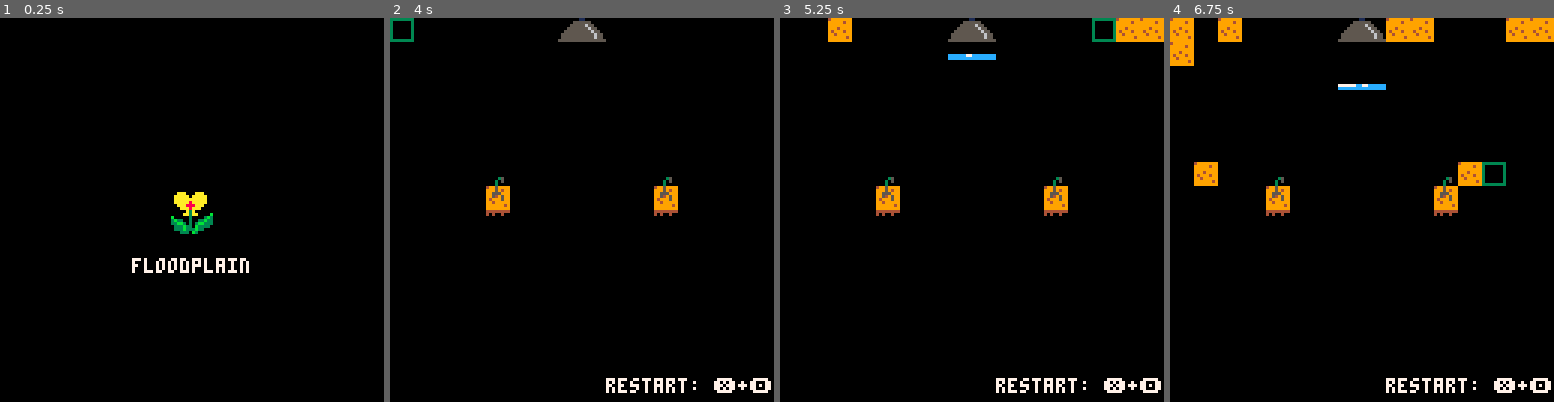
Above: before the commit, frames 1-4 (left to right).
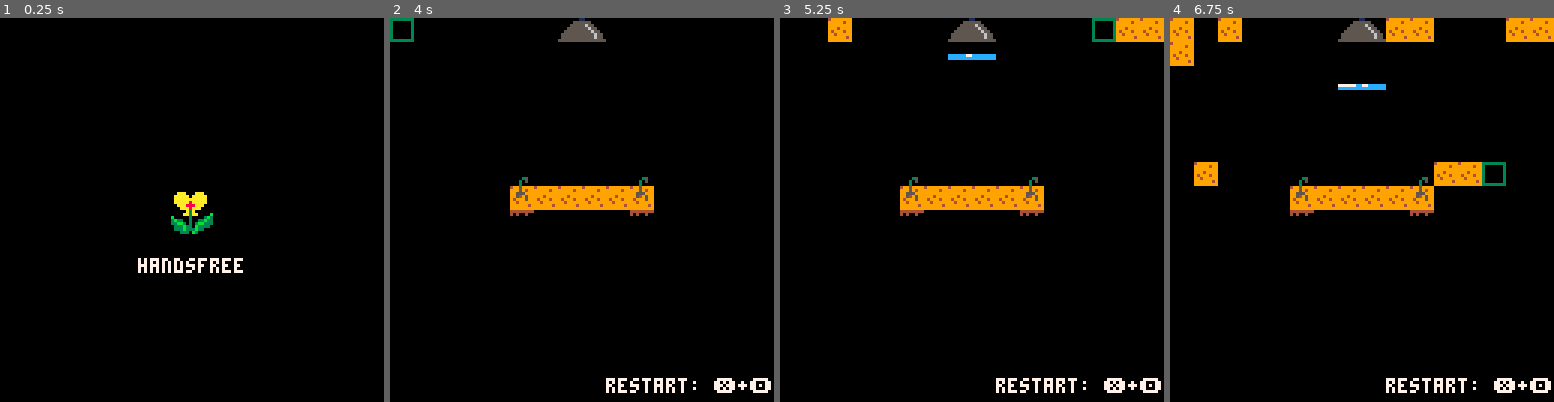
Above: after the commit, the same moments.

Repository: t-mw/herbarium
Game: PICO-8 cartridge ld38.p8
The game is run twice, just before and just after one commit, with the same random seed, the same clock (stepped at 60 frames per second) and the same inputs.
Inputs:
- Up to frame 1 (0.25 s): no input
- Up to frame 2 (4 s): tap X (X key) at 0.33, 1.07, 1.85, 2.97 s; tap O (Z key) at 0.7, 1.7, 2.1, 2.5, 2.9, 3.3, 3.7 s; hold Right 1.6-2.1 s; hold Up 2.15-2.42 s; hold Right 2.47-3.03 s; hold Left 3.08-3.58 s; hold Down 3.63-3.97 s
- Up to frame 3 (5.25 s): hold Right 4.02-4.68 s; tap X (X key) at 4.08, 5.2 s; tap O (Z key) at 4.1, 4.5, 4.9 s; hold Up 4.73-5.03 s; hold Left from 5.08 s (still down)
- Up to frame 4 (6.75 s): tap O (Z key) every 0.4 s from 5.3 to 6.5 s; release Left at 5.68 s; hold Down 5.73-6.03 s; hold Right 6.08-6.58 s; tap X (X key) at 6.32 s; hold Right from 6.63 s (still down)

The runs differ from the first frame. In frame 1, 0.5% of the frame differs, in the area x 34-65%, y 62-67%; in frame 2, 3.5%; in frame 3, 3.5%; in frame 4, 3.9%, in the area x 25-75%, y 37-52%.

Commit message:
Add easy map

Diff:
--- a/ld38.p8
+++ b/ld38.p8
@@ -125,7 +125,7 @@
 end
 
 function is_victory_map(map_id)
-  return map_id > 5
+  return map_id > 6
 end
 
 function cell_to_map_pos(map_id, x, y)
@@ -521,14 +521,16 @@
 
 function get_map_name(map_id)
   if map_id == 1 then
+    return "handsfree"
+  elseif map_id == 2 then
     return "floodplain"
-  elseif map_id == 2 then
+  elseif map_id == 3 then
     return "burrower"
-  elseif map_id == 3 then
+  elseif map_id == 4 then
     return "paddies"
-  elseif map_id == 4 then
+  elseif map_id == 5 then
     return "high security"
-  elseif map_id == 5 then
+  elseif map_id == 6 then
     return "waterfall"
   else
     return "unnamed"
@@ -796,165 +798,165 @@
 00010107010102020202020000000000000b0a00000007070707070000000000000000000000000000000000000000000000000000000202000000000000000000000000000000000000000000000000000000000000000000000000000000000000000000000000000000000000000000000000000000000000000000000000
 0000000000000000000000000000000000000000000000000000000000000000000000000000000000000000000000000000000000000000000000000000000000000000000000000000000000000000000000000000000000000000000000000000000000000000000000000000000000000000000000000000000000000000
 __map__
-0000000000000036370000000000000000000001010100363700010101000000000000000000003637000000000000000000000000000036370000000000000000000000000000363700000000000000000000000000000000000000000000000000000000000000000000000000000000000000000000000000000000000000
-0000000000000000000000000000000000000001010100000000010101000000000000000000000000000000000000000000000000000000000000000000000000000000000000000000000000000000000000000000000000000000000000000000000000000000000000000000000000000000000000000000000000000000
-0000000000000000000000000000000000000001010100000000010101000000000000000000000000000000000000000000000000000000000000000000000000000000000000000000000000000000000000000000000000000000000000000000000000000000000000000000000000000000000000000000000000000000
-0000000000000000000000000000000000000001010100000000010101000000000000000600000000000000000000000000000000000000000000000000000000000000000000000000000000000000000000000000000000000000000000000000000000000000000000000000000000000000000000000000000000000000
-0000000000000000000000000000000000000001010100000000010101000000000000001600000000000000000000000000000000000000000000000000000000000612000000000000000012060000000000000000000000000000000000000000000000000000000000000000000000000000000000000000000000000000
-0000000000000000000000000000000000000001010100000000010101000000000000002600000000000000000000000000000000000000000000000000000000001606120000000000001206160000000000000000000000000000000000000000000000000000000000000000000000000000000000000000000000000000
-0000000006000000000000060000000000000001060100000000010601000000000000000600000000000006000000000000000000121112121112000000000000002616061200000000120616260000000000000000000000000000000000000000000000000000000000000000000000000000000000000000000000000000
-0000000016000000000000160000000000000001160100000000011601000000000000001600000000000016000000000000000000120612120612000000000000000026160612000012061626000000000000000000000000000000000000000000000000000000000000000000000000000000000000000000000000000000
-0000000026000000000000260000000000000001010100000000010101000000000000002600000000000026000000000000000000121612121612000000000000000000261606121206162600000000000000000000000000000000000000000000000000000000000000000000000000000000000000000000000000000000
-0000000000000000000000000000000000000001010100000000010101000000000000000000000000000006000000000000000000121212121212000000000000000000002616121216260000000000000000000000000000000000000000000000000000000000000000000000000000000000000000000000000000000000
-0000000000000000000000000000000000000001010100000000010101000000000000000000000000000016000000000000000000000000000000000000000000000000000026111126000000000000000000000000000000000000000000000000000000000000000000000000000000000000000000000000000000000000
-0000000000000000000000000000000000000001010100000000010101000000000000000000000000000026000000000000000000000000000000000000000000000000000000000000000000000000000000000000000000000000000000000000000000000000000000000000000000000000000000000000000000000000
-0000000000000000000000000000000000000001010100000000010101000000000000000000000000000000000000000000000000000000000000000000000000000000000000000000000000000000000000000000000000000000000000000000000000000000000000000000000000000000000000000000000000000000
-0000000000000000000000000000000000000001010100000000010101000000000000000000000000000000000000000000000000000000000000000000000000000000000000000000000000000000000000000000000000000000000000000000000000000000000000000000000000000000000000000000000000000000
-0000000000000000000000000000000000000001010100000000010101000000000000000000000000000000000000000000000000000000000000000000000000000000000000000000000000000000000000000000000000000000000000000000000000000000000000000000000000000000000000000000000000000000
-0000000000000000000000000000000000000001010100000000010101000000000000000000000000000000000000000000000000000000000000000000000000000000000000000000000000000000000000000000000000000000000000000000000000000000000000000000000000000000000000000000000000000000
-0000000000000000000000000000000000000000000000000000000000000000000000000000000000000000000000000000000000000000000000000000000000000000000000000000000000000000000000000000000000000000000000000000000000000000000000000000000000000000000000000000000000000000
-0000000000000000000000000000000000000000000000000000000000000000000000000000000000000000000000000000000000000000000000000000000000000000000000000000000000000000000000000000000000000000000000000000000000000000000000000000000000000000000000000000000000000000
-0000000000000000000000000000000000000000000000000000000000000000000000000000000000000000000000000000000000000000000000000000000000000000000000000000000000000000000000000000000000000000000000000000000000000000000000000000000000000000000000000000000000000000
-0000000000000000000000000000000000000000000000000000000000000000000000000000000000000000000000000000000000000000000000000000000000000000000000000000000000000000000000000000000000000000000000000000000000000000000000000000000000000000000000000000000000000000
-0000000000000000000000000000000000000000000000000000000000000000000000000000000000000000000000000000000000000000000000000000000000000000000000000000000000000000000000000000000000000000000000000000000000000000000000000000000000000000000000000000000000000000
-0000000000000000000000000000000000000000000000000000000000000000000000000000000000000000000000000000000000000000000000000000000000000000000000000000000000000000000000000000000000000000000000000000000000000000000000000000000000000000000000000000000000000000
-0000000000000000000000000000000000000000000000000000000000000000000000000000000000000000000000000000000000000000000000000000000000000000000000000000000000000000000000000000000000000000000000000000000000000000000000000000000000000000000000000000000000000000
-0000000000000000000000000000000000000000000000000000000000000000000000000000000000000000000000000000000000000000000000000000000000000000000000000000000000000000000000000000000000000000000000000000000000000000000000000000000000000000000000000000000000000000
-0000000000000000000000000000000000000000000000000000000000000000000000000000000000000000000000000000000000000000000000000000000000000000000000000000000000000000000000000000000000000000000000000000000000000000000000000000000000000000000000000000000000000000
-0000000000000000000000000000000000000000000000000000000000000000000000000000000000000000000000000000000000000000000000000000000000000000000000000000000000000000000000000000000000000000000000000000000000000000000000000000000000000000000000000000000000000000
-0000000000000000000000000000000000000000000000000000000000000000000000000000000000000000000000000000000000000000000000000000000000000000000000000000000000000000000000000000000000000000000000000000000000000000000000000000000000000000000000000000000000000000
-0000000000000000000000000000000000000000000000000000000000000000000000000000000000000000000000000000000000000000000000000000000000000000000000000000000000000000000000000000000000000000000000000000000000000000000000000000000000000000000000000000000000000000
-0000000000000000000000000000000000000000000000000000000000000000000000000000000000000000000000000000000000000000000000000000000000000000000000000000000000000000000000000000000000000000000000000000000000000000000000000000000000000000000000000000000000000000
-0000000000000000000000000000000000000000000000000000000000000000000000000000000000000000000000000000000000000000000000000000000000000000000000000000000000000000000000000000000000000000000000000000000000000000000000000000000000000000000000000000000000000000
-0000000000000000000000000000000000000000000000000000000000000000000000000000000000000000000000000000000000000000000000000000000000000000000000000000000000000000000000000000000000000000000000000000000000000000000000000000000000000000000000000000000000000000
-0000000000000000000000000000000000000000000000000000000000000000000000000000000000000000000000000000000000000000000000000000000000000000000000000000000000000000000000000000000000000000000000000000000000000000000000000000000000000000000000000000000000000000
-…(130 lines of a section not shown)…
+0000000000000036370000000000000000000000000000363700000000000000000000010101003637000101010000000000000000000036370000000000000000000000000000363700000000000000000000000000003637000000000000000000000000000000000000000000000000000000000000000000000000000000
+0000000000000000000000000000000000000000000000000000000000000000000000010101000000000101010000000000000000000000000000000000000000000000000000000000000000000000000000000000000000000000000000000000000000000000000000000000000000000000000000000000000000000000
+0000000000000000000000000000000000000000000000000000000000000000000000010101000000000101010000000000000000000000000000000000000000000000000000000000000000000000000000000000000000000000000000000000000000000000000000000000000000000000000000000000000000000000
+0000000000000000000000000000000000000000000000000000000000000000000000010101000000000101010000000000000006000000000000000000000000000000000000000000000000000000000000000000000000000000000000000000000000000000000000000000000000000000000000000000000000000000
+0000000000000000000000000000000000000000000000000000000000000000000000010101000000000101010000000000000016000000000000000000000000000000000000000000000000000000000006120000000000000000120600000000000000000000000000000000000000000000000000000000000000000000
+0000000000000000000000000000000000000000000000000000000000000000000000010101000000000101010000000000000026000000000000000000000000000000000000000000000000000000000016061200000000000012061600000000000000000000000000000000000000000000000000000000000000000000
+0000000000060000000006000000000000000000060000000000000600000000000000010601000000000106010000000000000006000000000000060000000000000000001211121211120000000000000026160612000000001206162600000000000000000000000000000000000000000000000000000000000000000000
+0000000000160101010116000000000000000000160000000000001600000000000000011601000000000116010000000000000016000000000000160000000000000000001206121206120000000000000000261606120000120616260000000000000000000000000000000000000000000000000000000000000000000000
+0000000000260000000026000000000000000000260000000000002600000000000000010101000000000101010000000000000026000000000000260000000000000000001216121216120000000000000000002616061212061626000000000000000000000000000000000000000000000000000000000000000000000000
+0000000000000000000000000000000000000000000000000000000000000000000000010101000000000101010000000000000000000000000000060000000000000000001212121212120000000000000000000026161212162600000000000000000000000000000000000000000000000000000000000000000000000000
+0000000000000000000000000000000000000000000000000000000000000000000000010101000000000101010000000000000000000000000000160000000000000000000000000000000000000000000000000000261111260000000000000000000000000000000000000000000000000000000000000000000000000000
+0000000000000000000000000000000000000000000000000000000000000000000000010101000000000101010000000000000000000000000000260000000000000000000000000000000000000000000000000000000000000000000000000000000000000000000000000000000000000000000000000000000000000000
+0000000000000000000000000000000000000000000000000000000000000000000000010101000000000101010000000000000000000000000000000000000000000000000000000000000000000000000000000000000000000000000000000000000000000000000000000000000000000000000000000000000000000000
+0000000000000000000000000000000000000000000000000000000000000000000000010101000000000101010000000000000000000000000000000000000000000000000000000000000000000000000000000000000000000000000000000000000000000000000000000000000000000000000000000000000000000000
+0000000000000000000000000000000000000000000000000000000000000000000000010101000000000101010000000000000000000000000000000000000000000000000000000000000000000000000000000000000000000000000000000000000000000000000000000000000000000000000000000000000000000000
+0000000000000000000000000000000000000000000000000000000000000000000000010101000000000101010000000000000000000000000000000000000000000000000000000000000000000000000000000000000000000000000000000000000000000000000000000000000000000000000000000000000000000000
+0000000000000000000000000000000000000000000000000000000000000000000000000000000000000000000000000000000000000000000000000000000000000000000000000000000000000000000000000000000000000000000000000000000000000000000000000000000000000000000000000000000000000000
+0000000000000000000000000000000000000000000000000000000000000000000000000000000000000000000000000000000000000000000000000000000000000000000000000000000000000000000000000000000000000000000000000000000000000000000000000000000000000000000000000000000000000000
+0000000000000000000000000000000000000000000000000000000000000000000000000000000000000000000000000000000000000000000000000000000000000000000000000000000000000000000000000000000000000000000000000000000000000000000000000000000000000000000000000000000000000000
+0000000000000000000000000000000000000000000000000000000000000000000000000000000000000000000000000000000000000000000000000000000000000000000000000000000000000000000000000000000000000000000000000000000000000000000000000000000000000000000000000000000000000000
+0000000000000000000000000000000000000000000000000000000000000000000000000000000000000000000000000000000000000000000000000000000000000000000000000000000000000000000000000000000000000000000000000000000000000000000000000000000000000000000000000000000000000000
+0000000000000000000000000000000000000000000000000000000000000000000000000000000000000000000000000000000000000000000000000000000000000000000000000000000000000000000000000000000000000000000000000000000000000000000000000000000000000000000000000000000000000000
+0000000000000000000000000000000000000000000000000000000000000000000000000000000000000000000000000000000000000000000000000000000000000000000000000000000000000000000000000000000000000000000000000000000000000000000000000000000000000000000000000000000000000000
+0000000000000000000000000000000000000000000000000000000000000000000000000000000000000000000000000000000000000000000000000000000000000000000000000000000000000000000000000000000000000000000000000000000000000000000000000000000000000000000000000000000000000000
+0000000000000000000000000000000000000000000000000000000000000000000000000000000000000000000000000000000000000000000000000000000000000000000000000000000000000000000000000000000000000000000000000000000000000000000000000000000000000000000000000000000000000000
+0000000000000000000000000000000000000000000000000000000000000000000000000000000000000000000000000000000000000000000000000000000000000000000000000000000000000000000000000000000000000000000000000000000000000000000000000000000000000000000000000000000000000000
+0000000000000000000000000000000000000000000000000000000000000000000000000000000000000000000000000000000000000000000000000000000000000000000000000000000000000000000000000000000000000000000000000000000000000000000000000000000000000000000000000000000000000000
+0000000000000000000000000000000000000000000000000000000000000000000000000000000000000000000000000000000000000000000000000000000000000000000000000000000000000000000000000000000000000000000000000000000000000000000000000000000000000000000000000000000000000000
+0000000000000000000000000000000000000000000000000000000000000000000000000000000000000000000000000000000000000000000000000000000000000000000000000000000000000000000000000000000000000000000000000000000000000000000000000000000000000000000000000000000000000000
+0000000000000000000000000000000000000000000000000000000000000000000000000000000000000000000000000000000000000000000000000000000000000000000000000000000000000000000000000000000000000000000000000000000000000000000000000000000000000000000000000000000000000000
+0000000000000000000000000000000000000000000000000000000000000000000000000000000000000000000000000000000000000000000000000000000000000000000000000000000000000000000000000000000000000000000000000000000000000000000000000000000000000000000000000000000000000000
+0000000000000000000000000000000000000000000000000000000000000000000000000000000000000000000000000000000000000000000000000000000000000000000000000000000000000000000000000000000000000000000000000000000000000000000000000000000000000000000000000000000000000000
+…(130 lines of a section not shown)…
